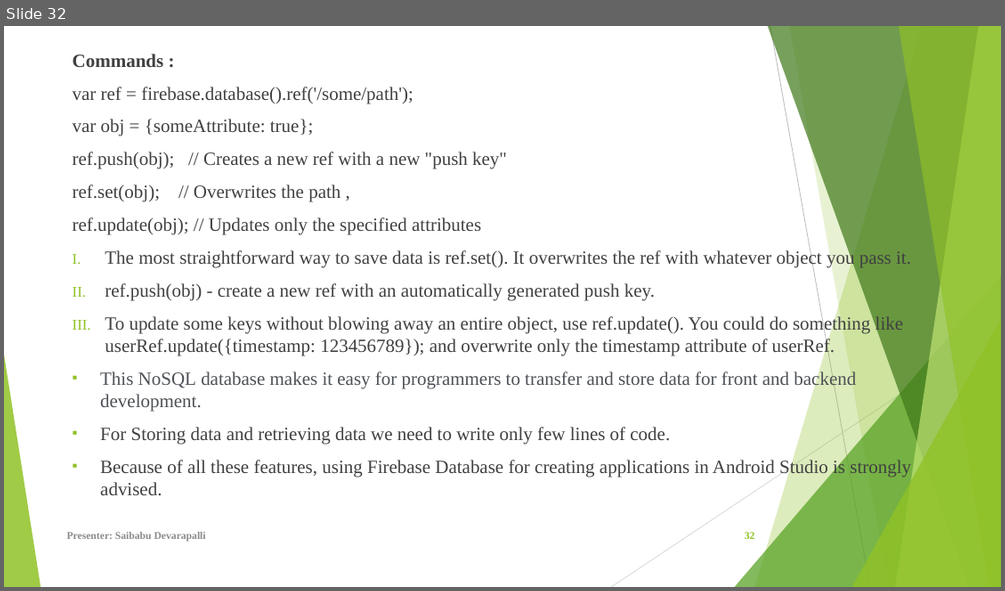
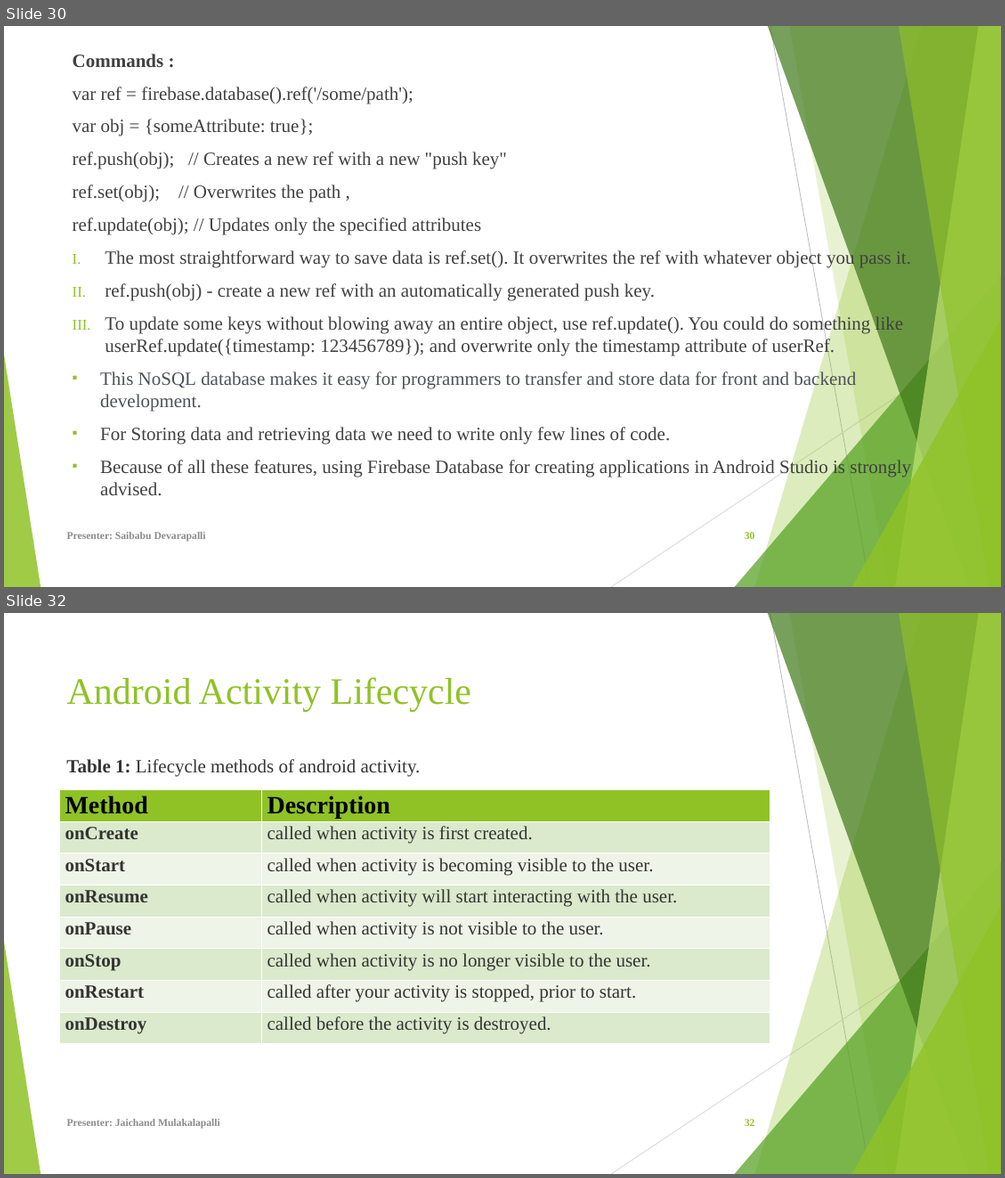
Before and after one commit to Sec03Team05Fall22GDP1/FreebiesforNewbies, a slide deck: Project_Files/Sprint 6/FreeBies For NewBies.pptx. Shown one above the other, each under a label of ours: slide 32 before the commit, slides 30 and 32 after it; the slides between them are not shown. The pictures are 1005x591 and 1005x1178 pixels, drawn with LibreOffice and Linux fonts; fonts in the diff are those of the drawing. Boxes give left, top, right and bottom in pixels: in the first picture for what was removed or moved away, otherwise in the second. Text is boxed around its words. In the diff, an @@ line names an element or a change of style, - is before the commit and + after.

Commit message:
Updated Android Activity lifecycle, Summary slides
updated the presentation with Android Activity lifecycle, Lessions learned, Summary etc.,

```diff
--- a/Project_Files/Sprint 6/FreeBies For NewBies.pptx
+++ b/Project_Files/Sprint 6/FreeBies For NewBies.pptx
@@ slide 32 added at box(4, 613, 1001, 1174), background #FFFFFF; not listed: 10 template elements that a slide beside it also shows @@
@@ title added at box(67, 677, 471, 711), 36 pt, text #90C226 @@
+Android Activity Lifecycle
@@ text added at box(66, 759, 421, 776), 18 pt, text #333333 @@
+Table 1: Lifecycle methods of android activity.
@@ table added at box(59, 789, 769, 1044), 8 rows, 2 columns @@
+Method | Description
+onCreate | called when activity is first created.
+onStart | called when activity is becoming visible to the user.
+onResume | called when activity will start interacting with the user.
+onPause | called when activity is not visible to the user.
+onStop | called when activity is no longer visible to the user.
+onRestart | called after your activity is stopped, prior to start.
+onDestroy | called before the activity is destroyed.
@@ text added at box(67, 1119, 220, 1128), 10 pt, text #8C8C8C, bold @@
+Presenter: Jaichand Mulakalapalli
@@ page number added at box(744, 1119, 755, 1126), 10 pt, text #90C226, bold @@
+32
@@ what was slide 32 is now slide 30 @@
@@ page number at box(744, 532, 755, 539): text changed @@
-32
+30
```
Also in this commit, not shown: 5 slides changed, 7 other slides added, 2 slides removed.
